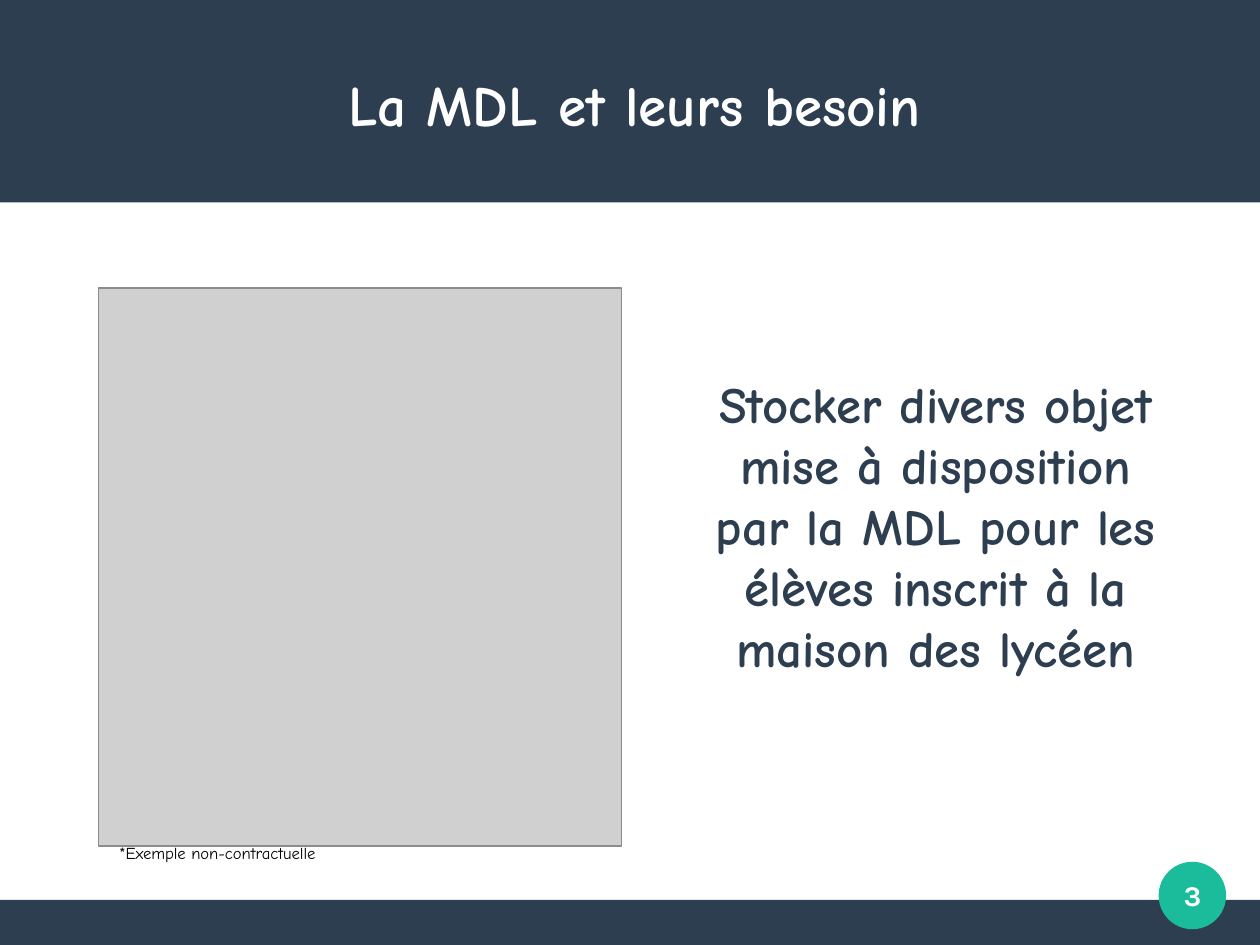
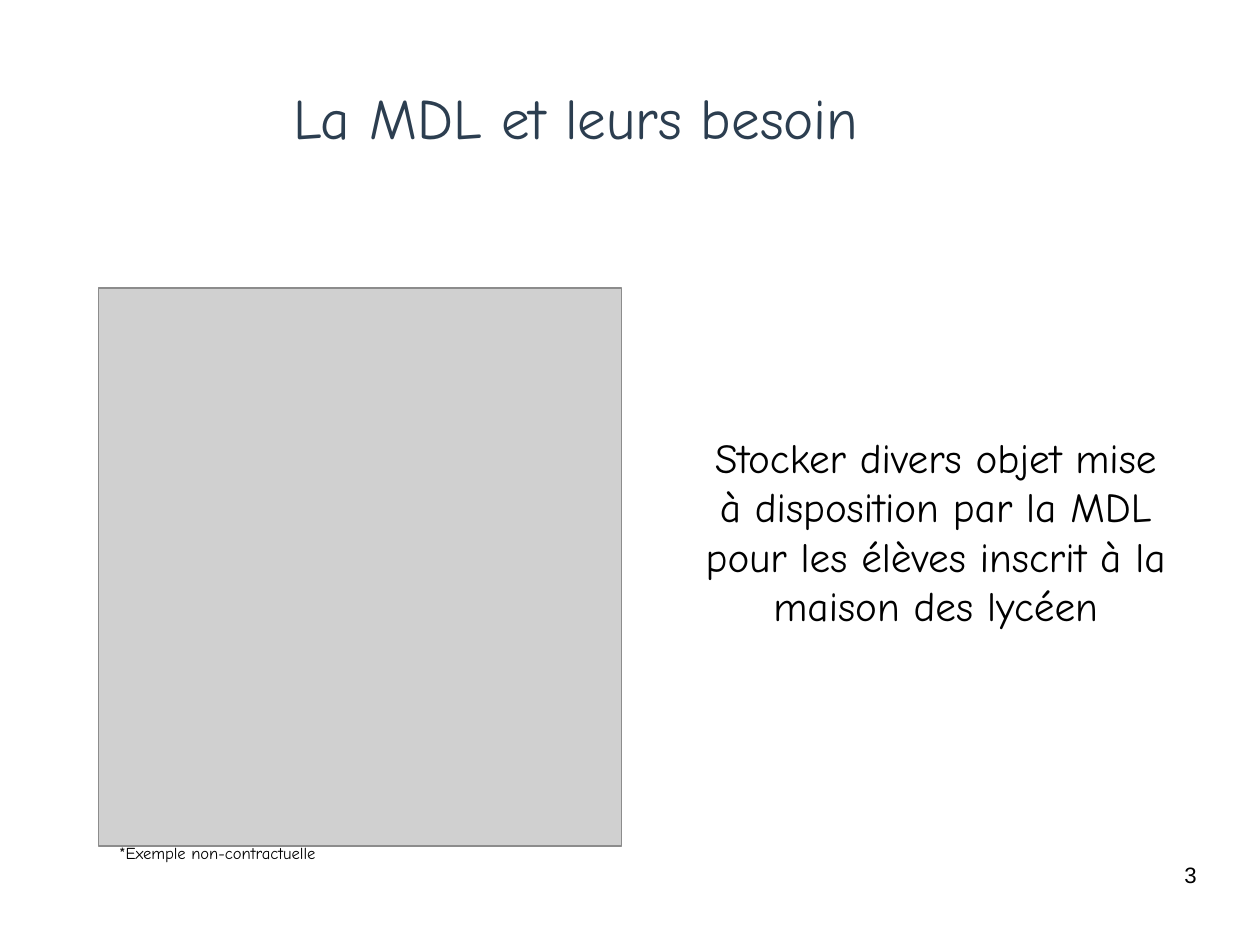
Before and after one commit to PinaudLucas/Projet, a slide deck: slide 3 of Lucas/Revue_1.odp. Drawn at 1260x945 pixels with LibreOffice and Linux fonts; fonts in the diff are those of the drawing; grey boxes stand for pictures; background and template pictures are left out. Boxes give left, top, right and bottom in pixels: in the first picture for what was removed or moved away, otherwise in the second. Text is boxed around its words. In the diff, an @@ line names an element or a change of style, - is before the commit and + after.

```diff
--- a/Lucas/Revue_1.odp
+++ b/Lucas/Revue_1.odp
@@ rectangle removed at (0, 0, 1260, 202) @@
@@ title "La MDL et leurs besoin": place and size @@
-title "La MDL et leurs besoin" at (348, 87, 921, 127)
+title "La MDL et leurs besoin" at (293, 100, 859, 140)
@@ title "La MDL et leurs besoin" at (293, 100, 859, 140): text colour #FFFFFF to #2C3E50, bold off @@
@@ text "Stocker divers objet mise à ..." at (706, 444, 1165, 629): size 32 to 26 pt, text colour #2C3E50 to #000000, bold off @@
@@ page number: place and size @@
-page number at (1184, 887, 1202, 907)
+page number at (1184, 867, 1196, 884)
@@ page number at (1184, 867, 1196, 884): size 18 to 14 pt, font Karla to Arial, text colour #FFFFFF to #000000, bold off; alignment centre to right; vertical alignment middle to top @@
@@ ellipse removed at (1159, 862, 1227, 930) @@
@@ rectangle removed at (0, 900, 1260, 944) @@
```
Also in this commit, not shown: 5 other slides changed, 1 slide added, 3 other files.
